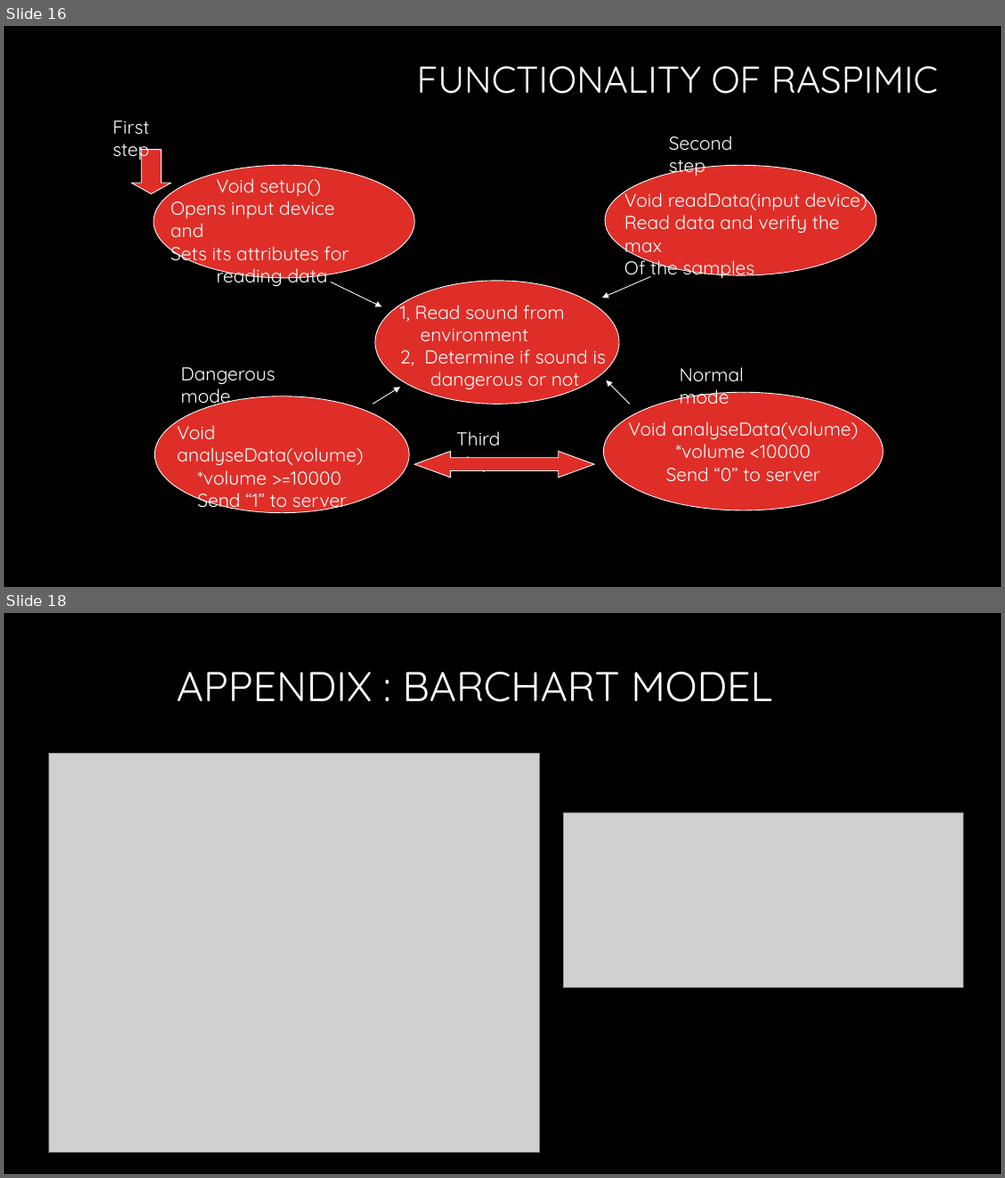
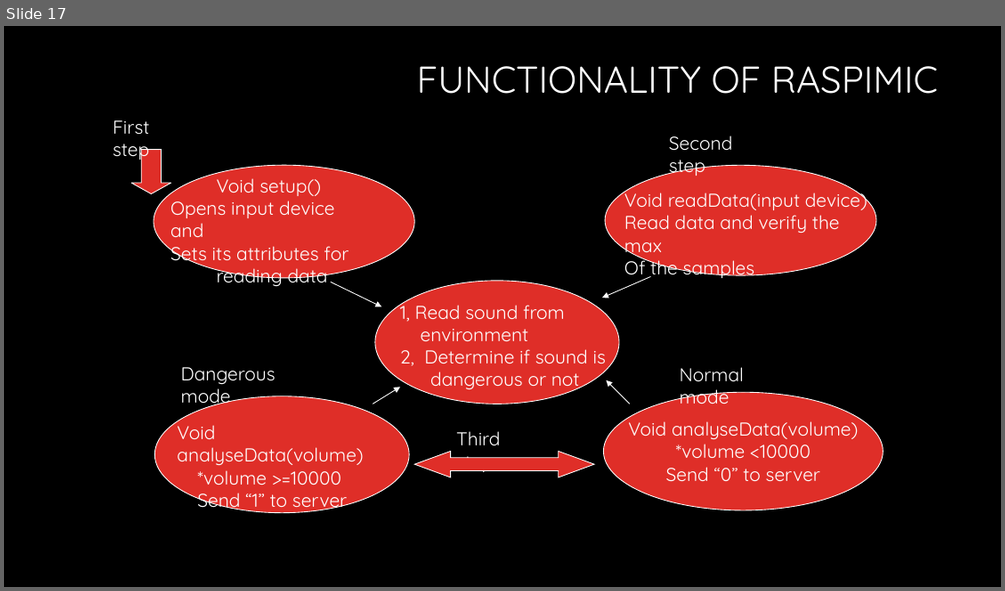
Before and after one commit to saeedalavinia/Sysc3010_Term_Project, a slide deck: Baby monitor System_codeReview.pptx. Shown one above the other, each under a label of ours: slides 16 and 18 before the commit, slide 17 after it; the slides between them are not shown. The pictures are 1005x1178 and 1005x591 pixels, drawn with LibreOffice and Linux fonts; fonts in the diff are those of the drawing; grey boxes stand for pictures; background and template pictures are left out. Boxes give left, top, right and bottom in pixels: in the first picture for what was removed or moved away, otherwise in the second. Text is boxed around its words. In the diff, an @@ line names an element or a change of style, - is before the commit and + after.

```diff
--- a/Baby monitor System_codeReview.pptx
+++ b/Baby monitor System_codeReview.pptx
@@ slide 18 removed at (4, 613, 1001, 1174), background #000000 @@
@@ title removed at (177, 672, 772, 702) @@
-APPENDIX : BARCHART MODEL
@@ picture removed at (48, 754, 539, 1152) @@
@@ picture removed at (563, 812, 963, 987) @@
@@ what was slide 16 is now slide 17 @@
```
Also in this commit, not shown: 1 slide added, 1 other slide removed.
